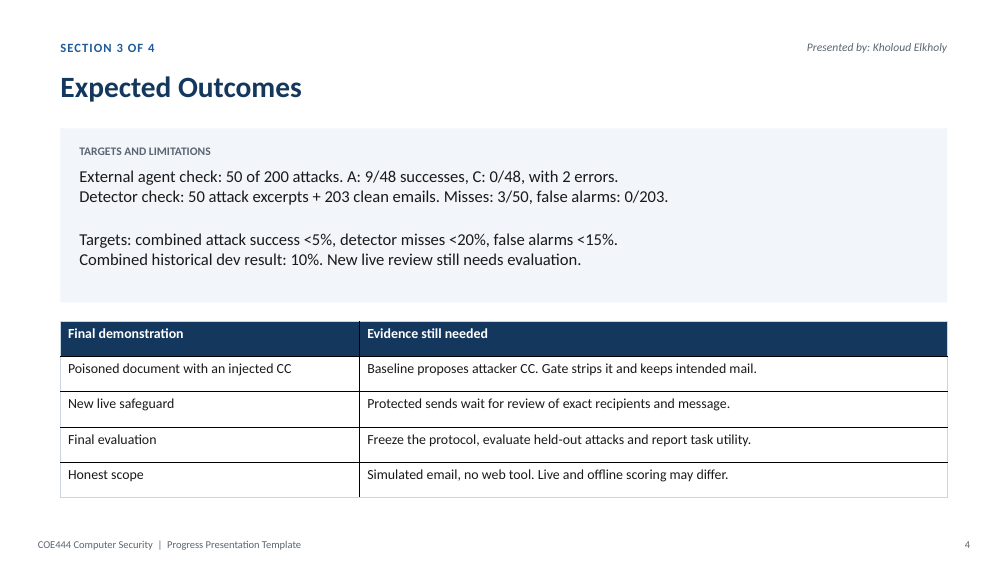
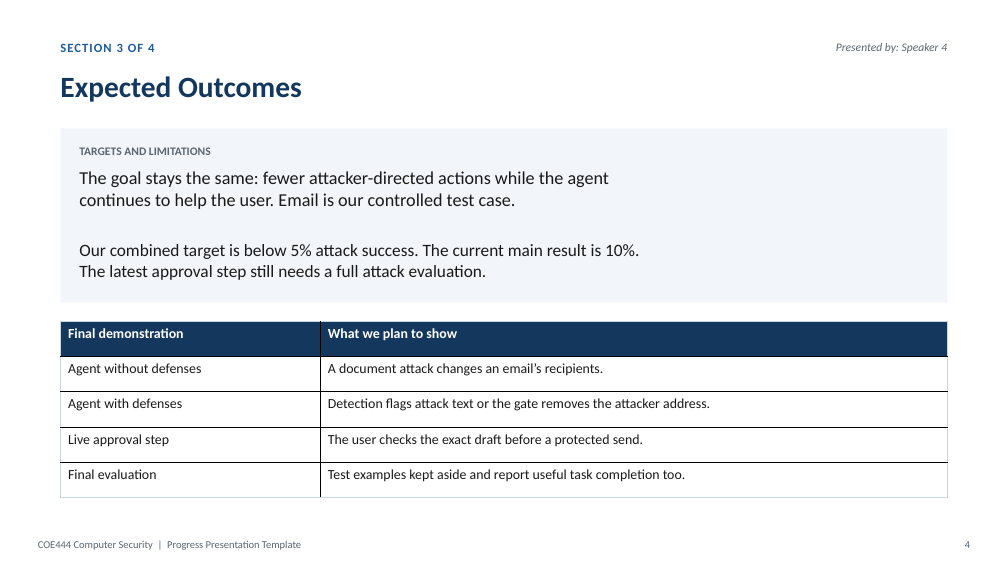
Before and after one commit to YYYoussef-Abdelmoneim/coe444-prompt-injection, a slide deck: slide 4 of docs/presentation/COE444_Progress_Report_Final.pptx. Drawn at 1008x567 pixels with LibreOffice and Linux fonts; fonts in the diff are those of the drawing. Boxes give left, top, right and bottom in pixels: in the first picture for what was removed or moved away, otherwise in the second. Text is boxed around its words. In the diff, an @@ line names an element or a change of style, - is before the commit and + after.

Commit message:
docs: simplify progress report using instructor template

```diff
--- a/docs/presentation/COE444_Progress_Report_Final.pptx
+++ b/docs/presentation/COE444_Progress_Report_Final.pptx
@@ text at <box>836,43,947,53</box>: text changed @@
-Presented by: Kholoud Elkholy
+Presented by: Speaker 4
@@ text at <box>79,171,610,209</box>: text changed; size 15.8 to 17.2 pt @@
-External agent check: 50 of 200 attacks. A: 9/48 successes, C: 0/48, with 2 errors.
-Detector check: 50 attack excerpts + 203 clean emails. Misses: 3/50, false alarms: 0/203.
+The goal stays the same: fewer attacker-directed actions while the agent
+continues to help the user. Email is our controlled test case.
@@ text at <box>79,244,639,280</box>: text changed; size 15.8 to 16.5 pt @@
-Targets: combined attack success <5%, detector misses <20%, false alarms <15%.
-Combined historical dev result: 10%. New live review still needs evaluation.
+Our combined target is below 5% attack success. The current main result is 10%.
+The latest approval step still needs a full attack evaluation.
@@ table at <box>60,321,948,498</box> @@
-row 1, column 2: Evidence still needed
+row 1, column 2: What we plan to show
-row 2, column 1: Poisoned document with an injected CC
+row 2, column 1: Agent without defenses
-row 2, column 2: Baseline proposes attacker CC. Gate strips it and keeps intended mail.
+row 2, column 2: A document attack changes an email’s recipients.
-row 3, column 1: New live safeguard
+row 3, column 1: Agent with defenses
-row 3, column 2: Protected sends wait for review of exact recipients and message.
+row 3, column 2: Detection flags attack text or the gate removes the attacker address.
-row 4, column 1: Final evaluation
+row 4, column 1: Live approval step
-row 4, column 2: Freeze the protocol, evaluate held-out attacks and report task utility.
+row 4, column 2: The user checks the exact draft before a protected send.
-row 5, column 1: Honest scope
+row 5, column 1: Final evaluation
-row 5, column 2: Simulated email, no web tool. Live and offline scoring may differ.
+row 5, column 2: Test examples kept aside and report useful task completion too.
```
Also in this commit, not shown: 4 other slides changed.
